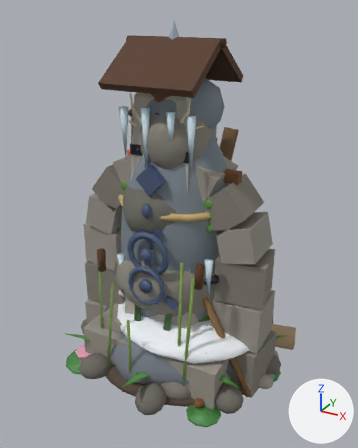
Renders of the glTF model art/waystones.glb from each side of a commit.
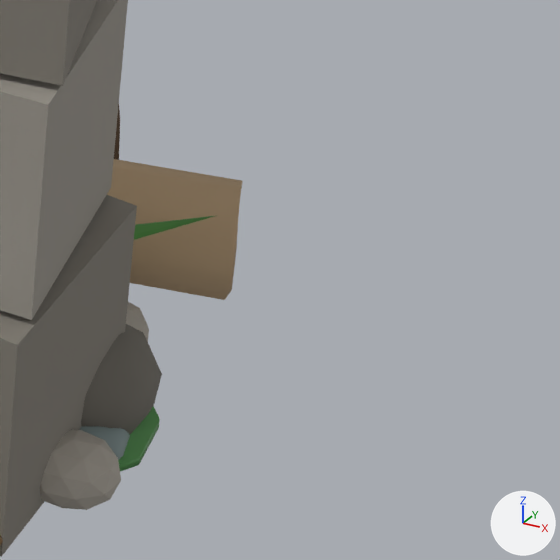
Each version is shown whole from a 50 mm camera at (1.6, -2.85, 2.56) aimed at (0.04, -0.02, 1.14), then close up on the part from 70% to 99% of the width and 66% to 89% of the height. Every picture has the same lights, and +X, +Y and +Z are marked at lower right. The first two pictures are the older version. Vertices at exactly the same position are counted once.

The first close-up shows 'ws_camp', 'ws_cove', 'ws_marsh', 'ws_pond', 'ws_quarry', 'ws_river'.
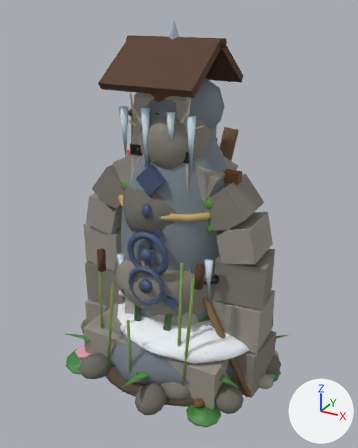
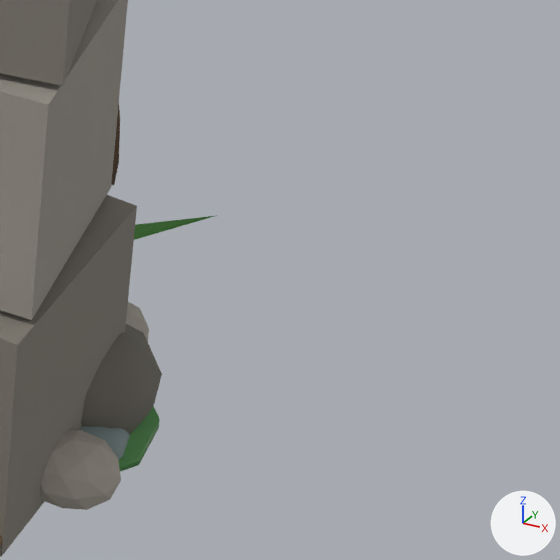
What differs and where, as boxes [x1, y1, x2, y2] in the close-ups (560 x 560 px):
'ws_cove', reshaped (not visible afterwards): before [107, 159, 243, 300]

Edits to the bpy script that builds the scene:
```text
Change me_ws_cove:
    used by ob_ws_cove; location = (0.0, 0.0, 0.0)
    remove me_ws_cove.from_pydata(...)  # 884 vertices, 1656 faces; spans x -0.64..0.86, y -0.53..0.55, z -0.1..2.16
    add me_ws_cove.from_pydata(...)  # 868 vertices, 1628 faces; spans x -0.64..0.64, y -0.53..0.52, z -0.1..2.16
    me_ws_cove part 1: the loose piece of 16 vertices spanning x -0.56..0.86, y 0.09..0.55, z 0.03..0.21 is deleted
    remove me_ws_cove.materials.append(mat_driftwood)  # beige #b49a78
```
